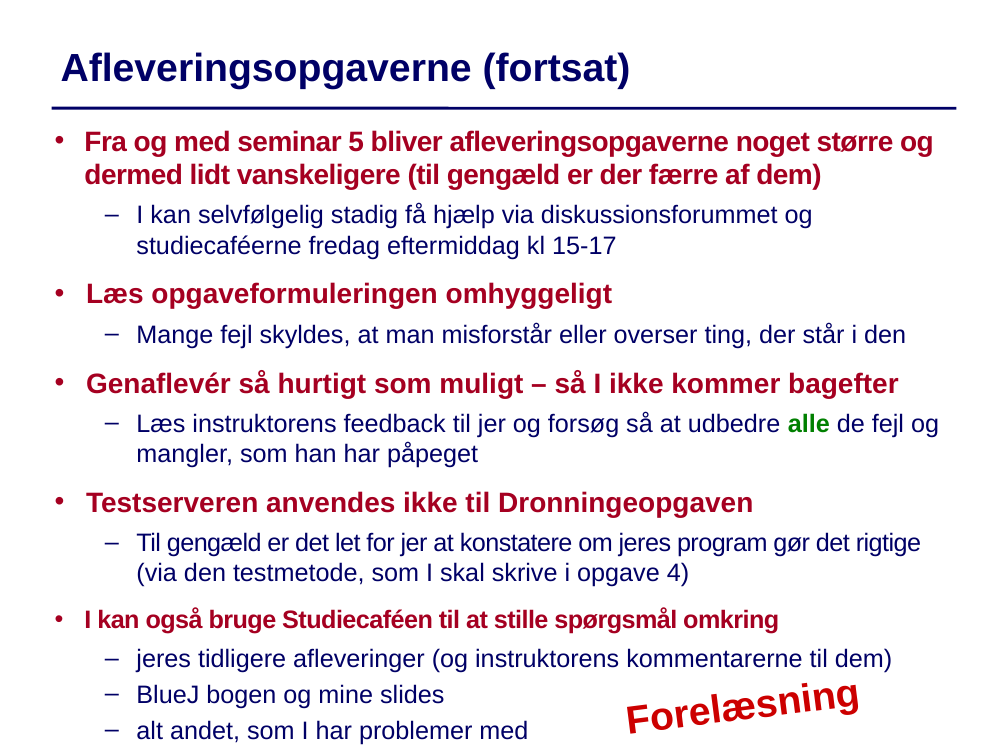
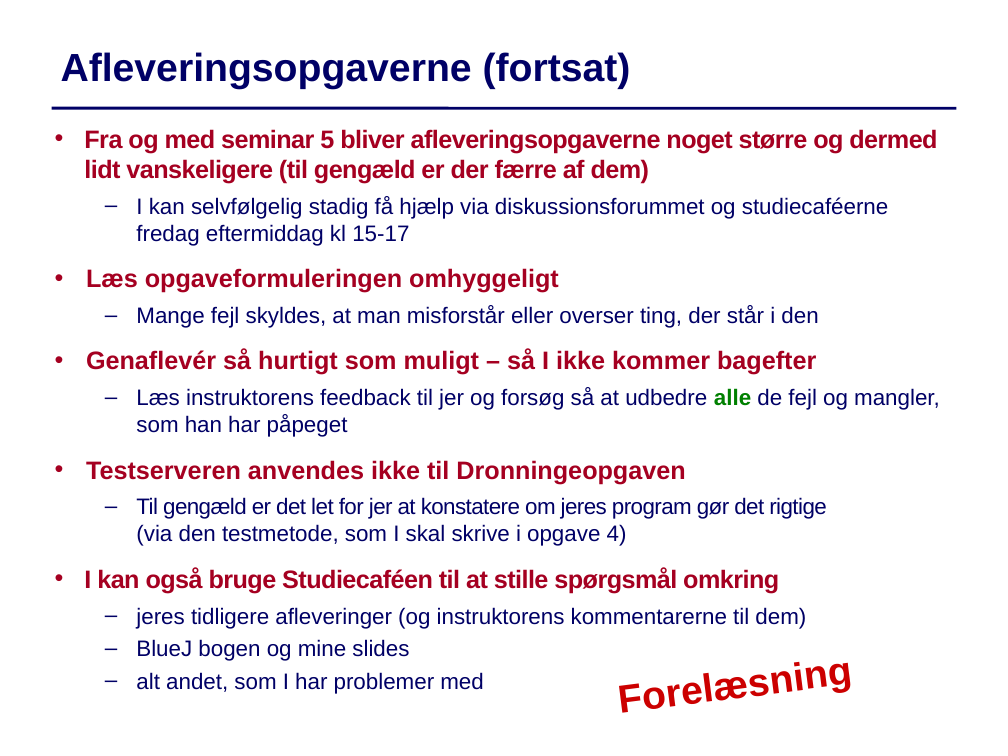
Before and after one commit to IntProgAU/Materiale, a slide deck: slide 4 of web/g22/status/Status5.pptx. Drawn at 1008x756 pixels with LibreOffice and Linux fonts; fonts in the diff are those of the drawing. Boxes give left, top, right and bottom in pixels: in the first picture for what was removed or moved away, otherwise in the second. Text is boxed around its words. In the diff, an @@ line names an element or a change of style, - is before the commit and + after.

```diff
--- a/web/g22/status/Status5.pptx
+++ b/web/g22/status/Status5.pptx
@@ text at <box>84,129,940,694</box>: size 20 to 18 pt in "Fra og med seminar 5 bliver afleveringsopgaverne ...", "Læs opgaveformuleringen omhyggeligt", "Genaflevér så hurtigt som muligt – så ...", "Testserveren anvendes ikke til Dronningeopgaven"; size 18 to 16 pt in "I kan selvfølgelig stadig få hjælp via ...", "Mange fejl skyldes, at man misforstår eller ...", "Læs instruktorens feedback til jer og forsøg ...", "Til gengæld er det let for jer ..." and 3 more places @@
@@ text "Forelæsning": place and size @@
-text "Forelæsning" at <box>559,653,926,755</box>
+text "Forelæsning" at <box>551,632,917,734</box>
```
Also in this commit, not shown: 2 other slides changed.
